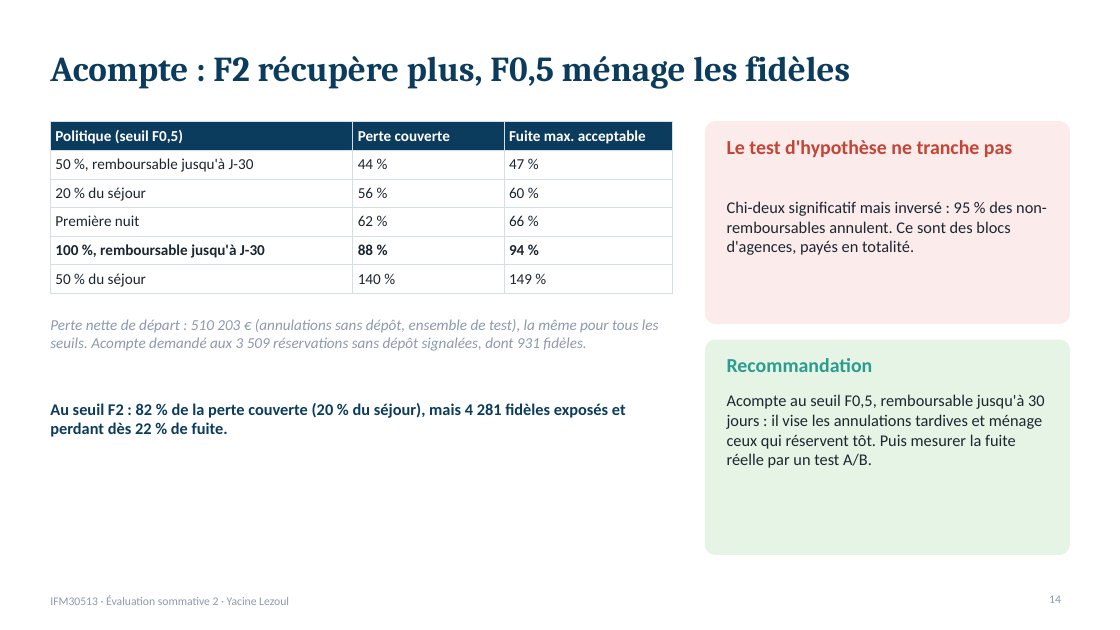
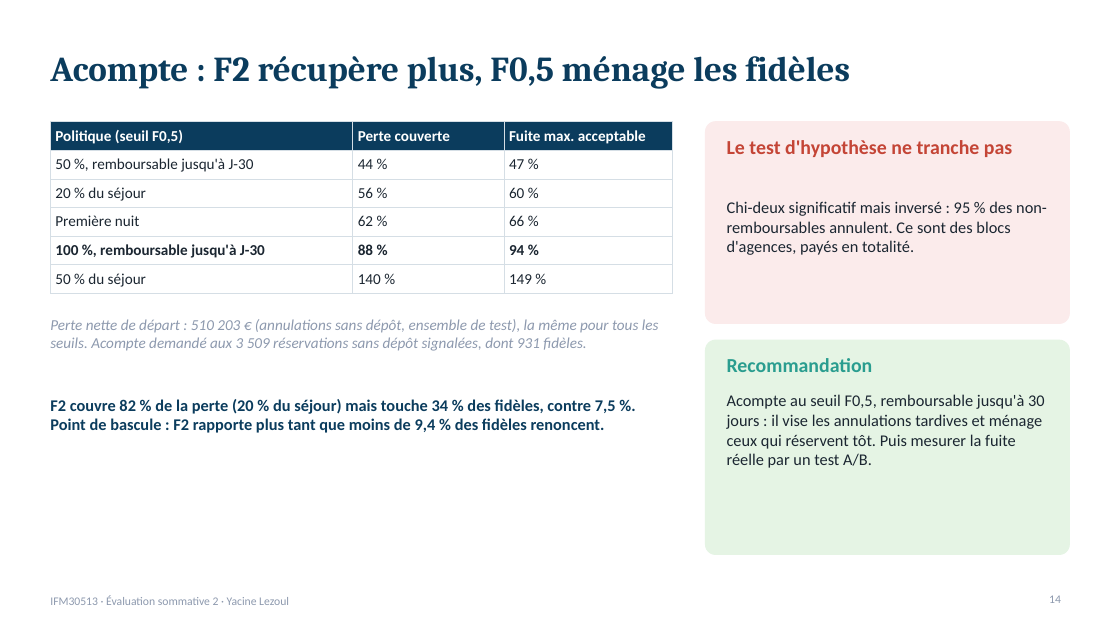
Before and after one commit to lezoul/hotel-cancellation-pipeline, a slide deck: slide 14 of reports/presentation_annulations.pptx. Drawn at 1120x630 pixels with LibreOffice and Linux fonts; fonts in the diff are those of the drawing. Boxes give left, top, right and bottom in pixels: in the first picture for what was removed or moved away, otherwise in the second. Text is boxed around its words. In the diff, an @@ line names an element or a change of style, - is before the commit and + after.

Commit message:
Comparaison des seuils F2 et F0,5 sur une échelle commune : gain net selon le taux de fuite, point de bascule

```diff
--- a/reports/presentation_annulations.pptx
+++ b/reports/presentation_annulations.pptx
@@ text at (x1=50, y1=399, x2=616, y2=433): text changed @@
-Au seuil F2 : 82 % de la perte couverte (20 % du séjour), mais 4 281 fidèles exposés et perdant dès 22 % de fuite.
+F2 couvre 82 % de la perte (20 % du séjour) mais touche 34 % des fidèles, contre 7,5 %. Point de bascule : F2 rapporte plus tant que moins de 9,4 % des fidèles renoncent.
```
Also in this commit, not shown: 1 other slide changed, 8 other files.
